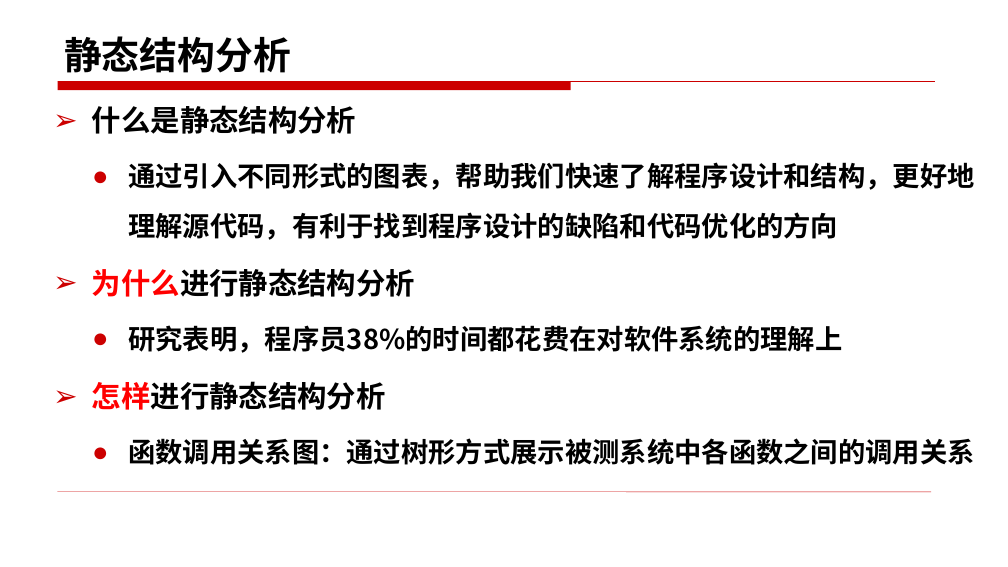
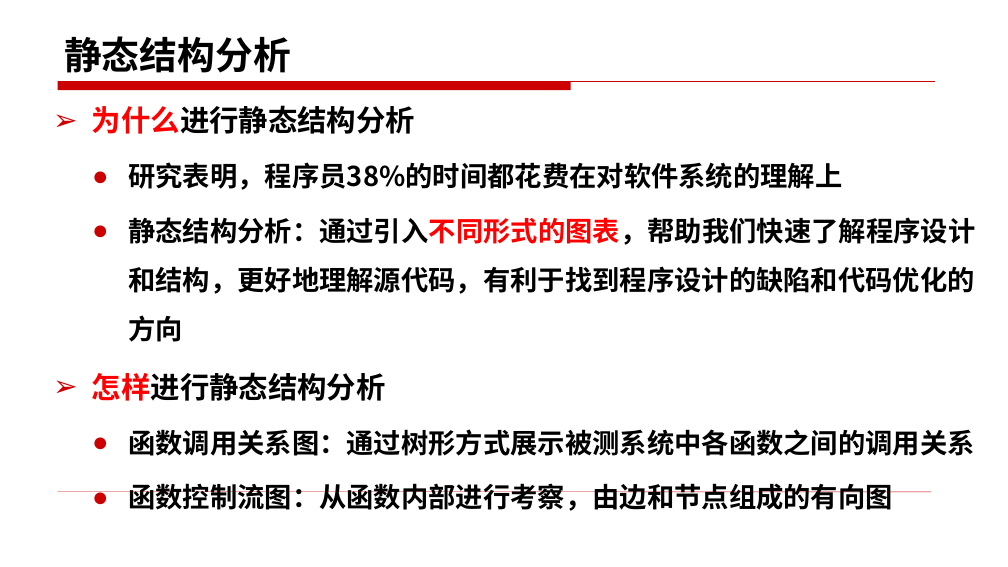
Before and after one commit to edu2act/course-foundation-software-tesing, a slide deck: slide 49 of materials/slides/5.1.pptx (slide 50 before the commit). Drawn at 1008x567 pixels with LibreOffice and Linux fonts; fonts in the diff are those of the drawing. Boxes give left, top, right and bottom in pixels: in the first picture for what was removed or moved away, otherwise in the second. Text is boxed around its words. In the diff, an @@ line names an element or a change of style, - is before the commit and + after.

```diff
--- a/materials/slides/5.1.pptx
+++ b/materials/slides/5.1.pptx
@@ text at box(92, 105, 975, 240): paragraphs removed @@
-➢ 什么是静态结构分析
-  ● 通过引入不同形式的图表，帮助我们快速了解程序设计和结构，更好地理解源代码，有利于找到程序设计的缺陷和代码优化的方向
@@ text at box(128, 217, 975, 342): paragraph added @@
+  ● 静态结构分析：通过引入不同形式的图表，帮助我们快速了解程序设计和结构，更好地理解源代码，有利于找到程序设计的缺陷和代码优化的方向
@@ text at box(128, 483, 893, 511): paragraph added @@
+  ● 函数控制流图：从函数内部进行考察，由边和节点组成的有向图
```
Also in this commit, not shown: 15 other slides changed, 10 slides added, 15 slides removed, 36 other files.
